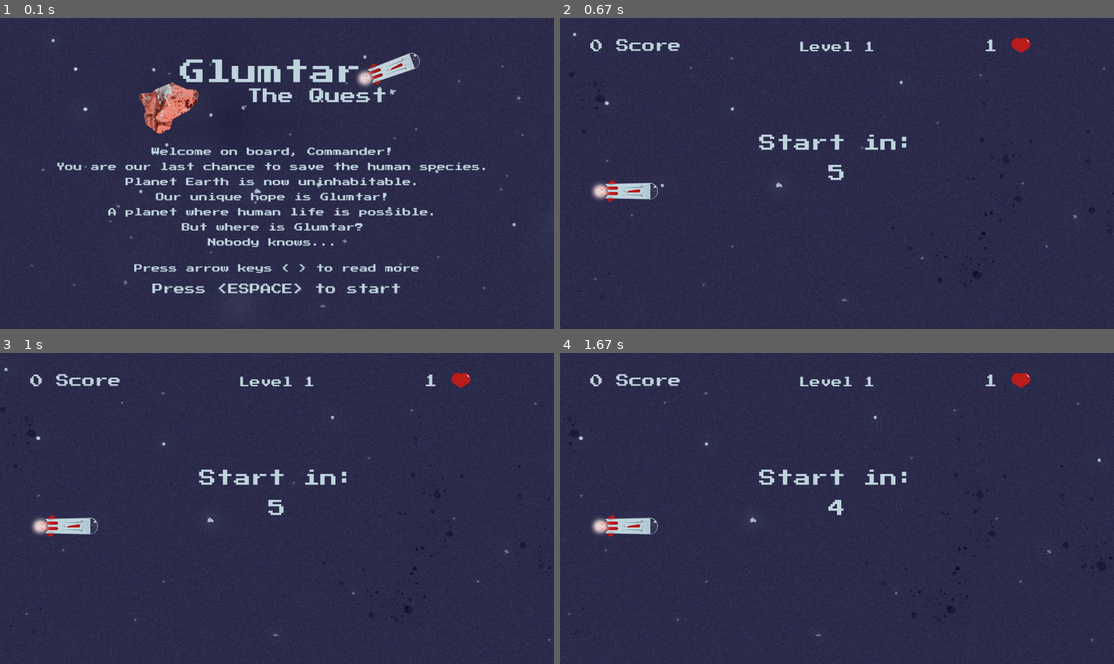
Above: before the commit, frames 1-4 (two rows, left to right).
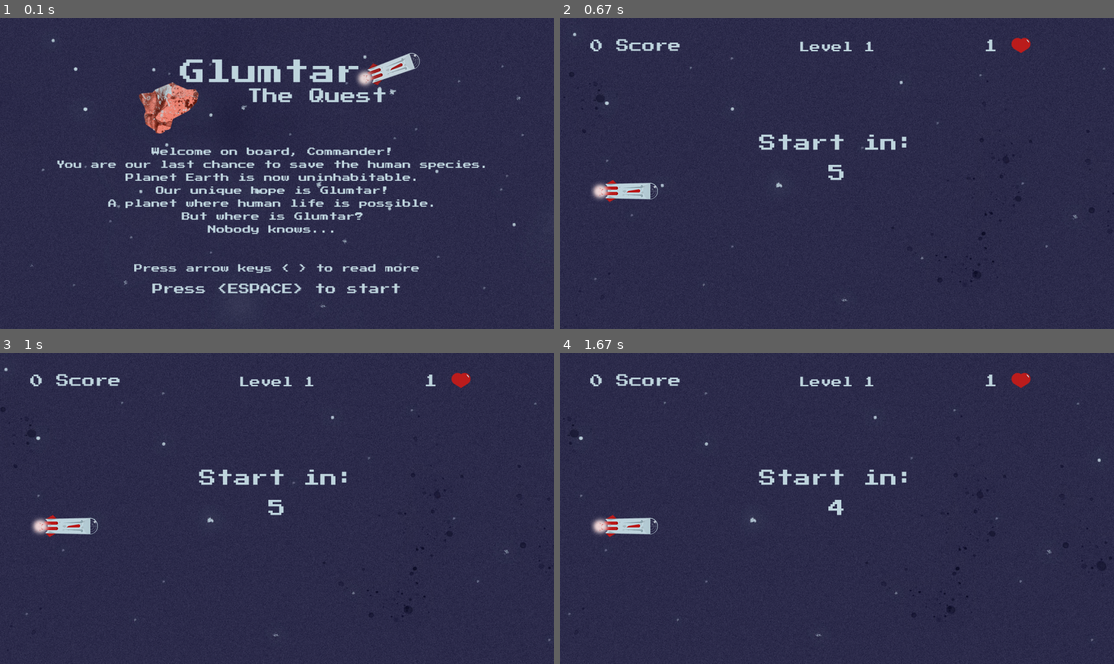
Above: after the commit, the same moments.

Repository: AdrianFSN/proyecto-final-pygame-quest
Game: pygame game, started from main.py
The game is run twice, just before and just after one commit, with the same random seed, the same clock (stepped at 60 frames per second) and the same inputs.
Inputs:
- Up to frame 1 (0.1 s): no input
- Up to frame 2 (0.67 s): tap Space at 0.33 s
- Up to frame 3 (1 s): no input
- Up to frame 4 (1.67 s): no input

The runs differ from the first frame. In frame 1, 5.0% of the frame differs, in the area x 10-88%, y 45-74%; in frame 2, nothing differs; in frame 3, nothing differs; in frame 4, nothing differs.

Commit message:
feat: modifico la clase Reader para mayor utilidad

Diff:
--- a/glumtar/__init__.py
+++ b/glumtar/__init__.py
@@ -21,12 +21,14 @@
 TITLE_MARGIN = 70
 TOP_MARGIN_LIMIT = 80
 WIDTH = 1280
+DEFAULT_POS_Y = 300     # Used as reference point to show messages
 
 # Fonts
 FONT = 'PressStart2P-Regular.ttf'
 FONT_SIZE = 30
 TITLE_FONT_SIZE = 25
 FONT_SIZE_CONTROLLER = 10
+DEFAULT_LINES_SPACING = 10
 
 # Entities settings
 METEO_OUTER_MARGIN = 150
--- a/glumtar/bestscores.py
+++ b/glumtar/bestscores.py
@@ -66,7 +66,8 @@
         self.draw_no_ranking = False
         self.redraw_ranking = False
         self.start_rendering = True
-        self.good_news = Reader('records_messages.txt', self.font, (1, 2))
+        self.good_news = Reader(
+            'records_messages.txt', FONT, FONT_SIZE, COLUMBIA_BLUE, (WIDTH/2, 300), (1, 2))
         self.good_news.renderize_lines(self.screen)
         self.get_best_scores()
 
--- a/glumtar/data/messages.py
+++ b/glumtar/data/messages.py
@@ -1,17 +1,22 @@
 import os
 import pygame
 from pygame.locals import *
-from glumtar import COLUMBIA_BLUE, FONT_SIZE, WIDTH
+from glumtar import COLUMBIA_BLUE, DEFAULT_LINES_SPACING
 
 
 class Reader:
-    init_text_posY = 300
-    font_size_correction = FONT_SIZE - 10
-    spacing = FONT_SIZE + 5
 
-    def __init__(self, file, font, lines_number=(0, 2)):
+    def __init__(self, file, font, font_size, font_color=COLUMBIA_BLUE, position=(0, 0), lines_number=(0, 2), spacing=DEFAULT_LINES_SPACING):
         self.file_name = file
         self.font = font
+        self.font_size = font_size
+        self.font_color = font_color
+        self.position = position
+        self.text_posX = position[0]
+        self.text_posY = position[1]
+        self.spacing = spacing
+        self.line_spacing = 0
+
         self.start_reading_point = lines_number[0]
         self.stop_reading_point = lines_number[1]
         self.pointer = self.start_reading_point
@@ -19,11 +24,10 @@
         self.font_route = os.path.join(
             'glumtar', 'resources', 'fonts', self.font)
         self.font_style = pygame.font.Font(
-            self.font_route, self.font_size_correction)
+            self.font_route, self.font_size)
         self.text_file_path = os.path.join(
             'glumtar', 'data', f'{self.file_name}')
-        self.text_posX = WIDTH
-        self.text_posY = self.init_text_posY
+
         self.lines_container = {}
         self.activate_pointer = True
         self.rendered_line = None
@@ -37,11 +41,14 @@
         if self.pointer in range(self.start_reading_point, self.stop_reading_point):
             for row in range(self.start_reading_point, self.stop_reading_point):
                 self.rendered_line = self.font_style.render(
-                    lines[self.pointer], True, COLUMBIA_BLUE)
+                    lines[self.pointer], True, self.font_color)
                 self.lines_container[self.rendered_line] = screen.blit(
                     self.rendered_line, ((self.text_posX - self.rendered_line.get_width())/2, self.text_posY))
+                self.line_spacing = self.rendered_line.get_height() + self.spacing
                 self.pointer += 1
-                self.text_posY += self.spacing
+                self.text_posY += self.line_spacing
+            self.text_posX -= self.rendered_line.get_width()
+            self.text_posX = self.text_posX/2
 
     def draw_message(self, screen):
         for rendered_text, text_rect in self.lines_container.items():
--- a/glumtar/frontpage.py
+++ b/glumtar/frontpage.py
@@ -1,12 +1,12 @@
 import os
 import pygame
-from . import BOTTOM_MARGIN_LIMIT, COLUMBIA_BLUE, FONT, FONT_SIZE, HEIGHT, TOP_MARGIN_LIMIT, SPACE_CADET, TITLE_FONT_SIZE, WIDTH
+from . import BOTTOM_MARGIN_LIMIT, COLUMBIA_BLUE, DEFAULT_POS_Y, FONT, FONT_SIZE, HEIGHT, TOP_MARGIN_LIMIT, SPACE_CADET, TITLE_FONT_SIZE, WIDTH
 from .data.messages import Reader
 
 
 class FrontPage:
     read_more_bottom_margin = 130
-    font_size_correction = FONT_SIZE - 10
+    INSTRUCTION_LINES_FONT_SIZE = FONT_SIZE - 10
 
     def __init__(self, screen):
         self.screen = screen
@@ -38,9 +38,12 @@
             'glumtar', 'resources', 'fonts', self.font)
         self.font_style = pygame.font.Font(self.font_route, FONT_SIZE)
 
-        self.paragraph1 = Reader('front_messages.txt', FONT, (0, 7))
-        self.paragraph2 = Reader('front_messages.txt', FONT, (7, 12))
-        self.paragraph3 = Reader('front_messages.txt', FONT, (12, 16))
+        self.paragraph1 = Reader(
+            'front_messages.txt', FONT, self.INSTRUCTION_LINES_FONT_SIZE, COLUMBIA_BLUE, (WIDTH, DEFAULT_POS_Y), (0, 7))
+        self.paragraph2 = Reader(
+            'front_messages.txt', FONT, self.INSTRUCTION_LINES_FONT_SIZE, COLUMBIA_BLUE, (WIDTH, DEFAULT_POS_Y), (7, 12))
+        self.paragraph3 = Reader(
+            'front_messages.txt', FONT, self.INSTRUCTION_LINES_FONT_SIZE, COLUMBIA_BLUE, (WIDTH, DEFAULT_POS_Y), (12, 16))
         self.available_messages = [self.paragraph1,
                                    self.paragraph2, self.paragraph3]
         self.paragraph1.renderize_lines(self.screen)
@@ -103,7 +106,7 @@
     def add_read_more_message(self):
         read_more_title = "Press arrow keys < > to read more"
         self.font_style = pygame.font.Font(
-            self.font_route, self.font_size_correction)
+            self.font_route, self.INSTRUCTION_LINES_FONT_SIZE)
         read_more_render = self.font_style.render(
             read_more_title, True, COLUMBIA_BLUE)
         self.pos_X = (WIDTH - read_more_render.get_width())/2
